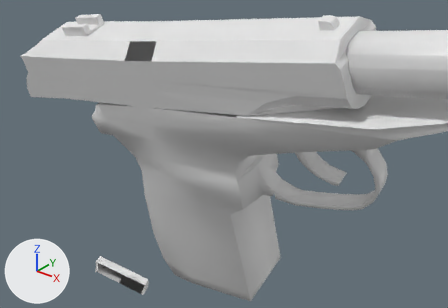
What one commit did to the OBJ model Vertex_Animation_Compiler/Assets/Makarov_Pistol_Reload150.obj.
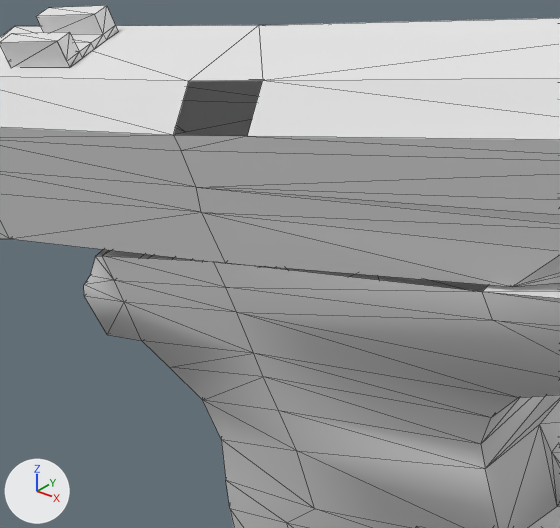
Old and new are each drawn from a 50 mm camera at (0.4852, -0.2691, 0.0096) aimed at (0.3691, -0.1239, -0.0804) and again close up on the part from 14% to 59% of the width and 4% to 66% of the height. Arrows for +X, +Y and +Z are at lower left; the lights stay in place. The close-ups show mesh edges as thin lines. Where no turn or scale is listed for an object, it has been applied to the vertices.

In view in the first close-up: 'Rest_of_the_gun_Sphere', 'Top_Slider_Sphere.001'.
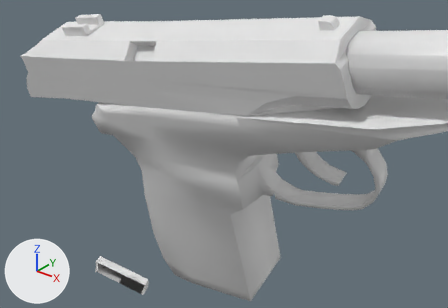
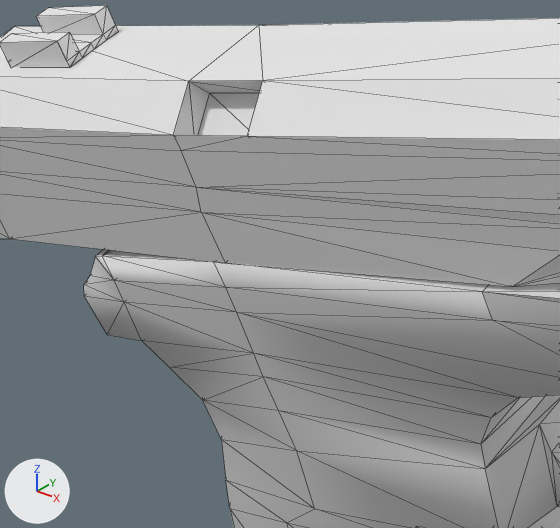
The change in detail:
me_rest_of_the_gun_sphere has 272 vertices, 519 faces and spans x 0.3107..0.4567, y -0.134..-0.0812, z -0.1591..-0.0255.
me_rest_of_the_gun_sphere is used by ob_rest_of_the_gun_sphere; location (0.0, 0.0, 0.0).
Verts and faces of me_rest_of_the_gun_sphere; kept vertices keep their numbers, new ones are numbered from 272.
Before the commit, vertices of me_rest_of_the_gun_sphere: 164 (0.3782, -0.108, -0.0545), 166 (0.3182, -0.134, -0.0722) at pixel (95, 256), 175 (0.3195, -0.134, -0.0718) at pixel (102, 255), 178 (0.3802, -0.1321, -0.0618) at pixel (482, 291), 179 (0.34, -0.1336, -0.0677) at pixel (213, 261).
Before the commit, vertices of me_rest_of_the_gun_sphere: 180 (0.3176, -0.1099, -0.0646), 181 (0.338, -0.1095, -0.0604), 183 (0.3162, -0.1099, -0.0649).
Part 1, on me_rest_of_the_gun_sphere:
New faces: (164, 181, 179), (175, 179, 181), (166, 175, 183), (164, 179, 178), (175, 181, 180), (175, 180, 183).
me_top_slider_sphere_001 is used by ob_top_slider_sphere_001; location (0.0, 0.0, 0.0).
me_top_slider_sphere_001 had 127 vertices, 227 faces and spanned x 0.2779..0.4164, y -0.1407..-0.1086, z -0.0779..-0.0286.
me_top_slider_sphere_001 now has 131 vertices, 237 faces and spans x 0.2779..0.4164, y -0.1407..-0.1086, z -0.0779..-0.0286.
Part 2, on me_top_slider_sphere_001:
4 vertices are added at (0.3519, -0.1352, -0.0505), (0.3404, -0.1357, -0.0525), (0.3509, -0.1314, -0.0451), (0.3394, -0.1319, -0.0471).
10 new faces join them.

What differs and where, as boxes (x1, y1, x2, y2) in the close-ups (560 x 528 px):
part 1 of me_rest_of_the_gun_sphere, added: after (96, 249, 488, 292)
part 2 of me_top_slider_sphere_001, added: after (174, 80, 263, 136)
